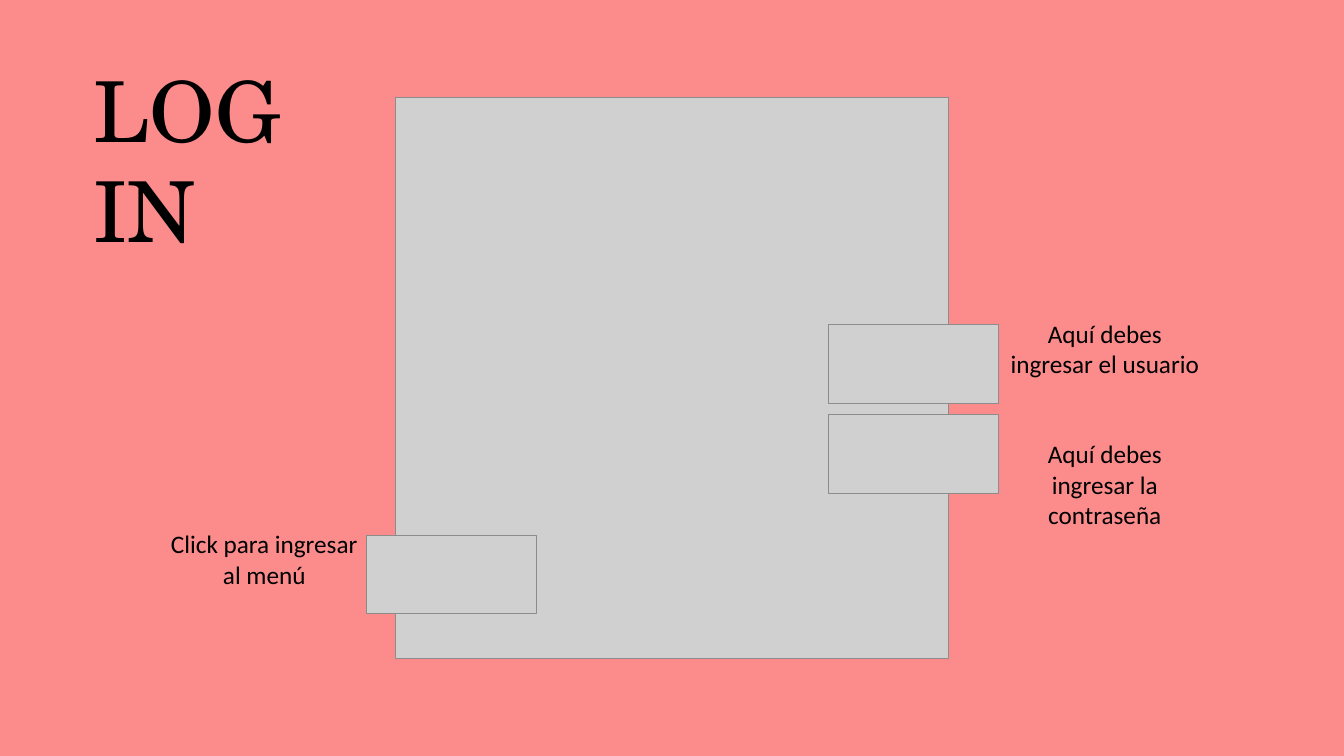
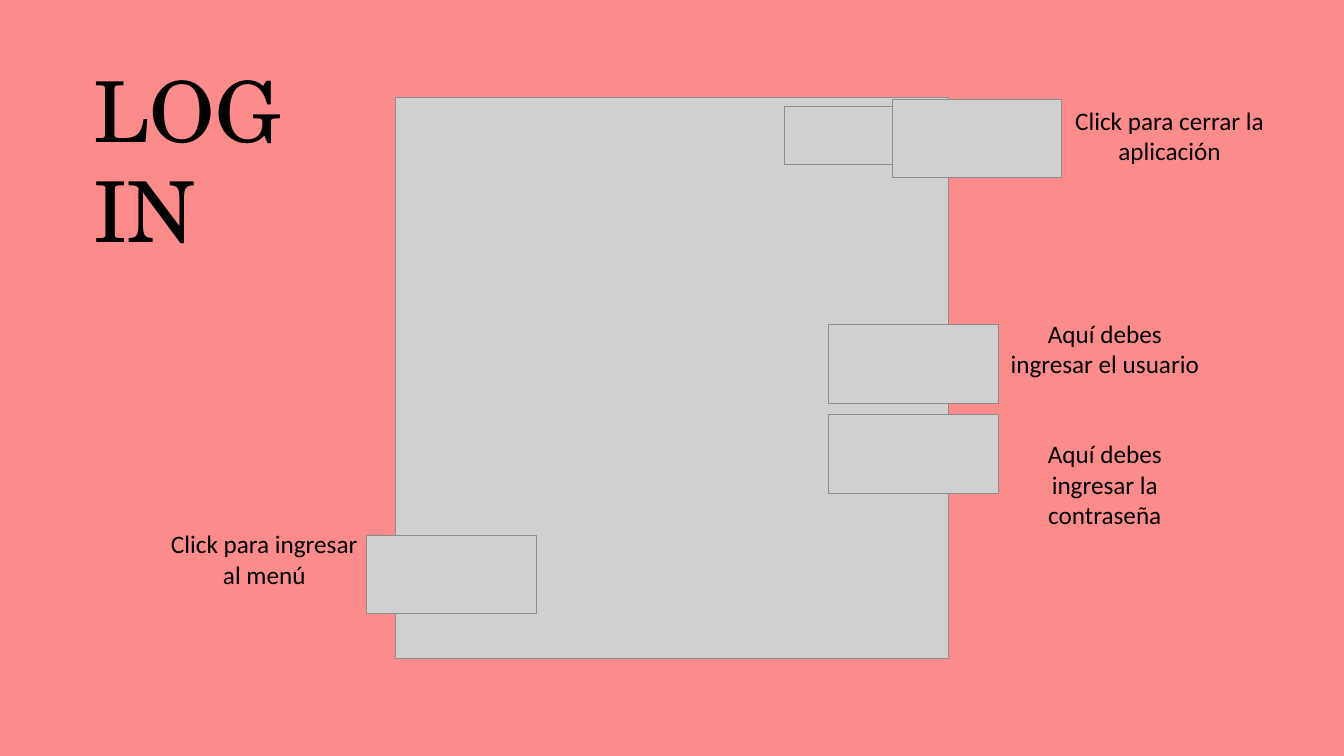
Before and after one commit to aniiiitaaaa22/entregable3, a slide deck: slide 2 of Manual.pptx. Drawn at 1344x756 pixels with LibreOffice and Linux fonts; fonts in the diff are those of the drawing; grey boxes stand for pictures. Boxes give left, top, right and bottom in pixels: in the first picture for what was removed or moved away, otherwise in the second. Text is boxed around its words. In the diff, an @@ line names an element or a change of style, - is before the commit and + after.

```diff
--- a/Manual.pptx
+++ b/Manual.pptx
@@ picture added at (784, 106, 910, 164) @@
@@ picture added at (892, 100, 1062, 178) @@
@@ text added at (1075, 112, 1264, 164), 18 pt, text #000000 @@
+Click para cerrar la aplicación
```
Also in this commit, not shown: 2 other files.
